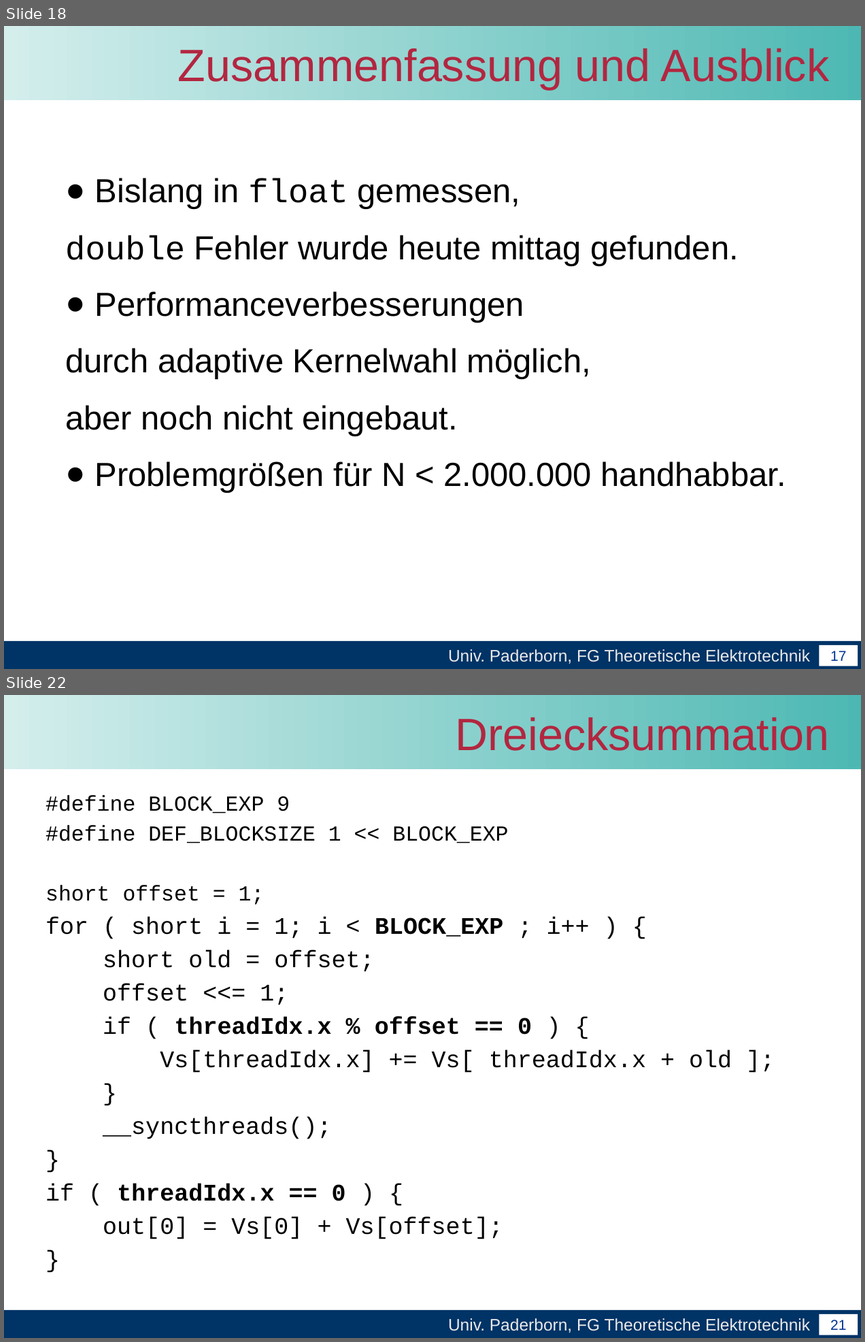
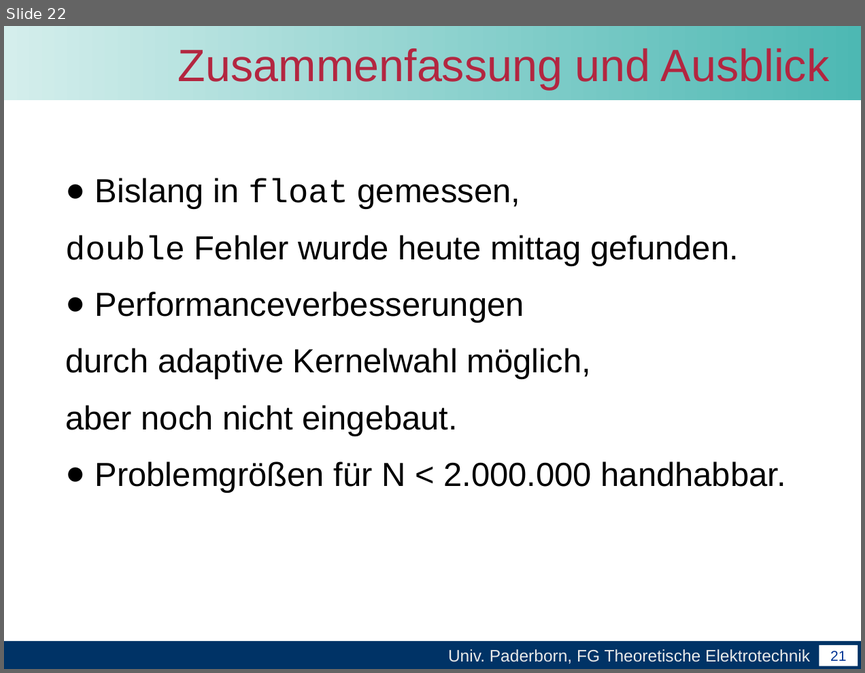
Before and after one commit to leonard117/arbeittet, a slide deck: Master_arbeit/word/Abschlussvortrag der Masterarbeit.pptx. Shown one above the other, each under a label of ours: slides 18 and 22 before the commit, slide 22 after it; the slides between them are not shown. The pictures are 865x1342 and 865x673 pixels, drawn with LibreOffice and Linux fonts; fonts in the diff are those of the drawing; background and template pictures are left out. Boxes give left, top, right and bottom in pixels: in the first picture for what was removed or moved away, otherwise in the second. Text is boxed around its words. In the diff, an @@ line names an element or a change of style, - is before the commit and + after.

```diff
--- a/Master_arbeit/word/Abschlussvortrag der Masterarbeit.pptx
+++ b/Master_arbeit/word/Abschlussvortrag der Masterarbeit.pptx
@@ slide 22 removed at [4,695,861,1338], background #FFFFFF; not listed: 4 template elements that a slide beside it also shows @@
@@ title removed at [455,717,830,751] @@
-Dreiecksummation
@@ text removed at [45,795,732,1239] @@
-#define BLOCK_EXP 9
-#define DEF_BLOCKSIZE 1 << BLOCK_EXP
-short offset = 1;
-for ( short i = 1; i < BLOCK_EXP ; i++ ) {
-short old = offset;
-offset <<= 1;
-if ( threadIdx.x % offset == 0 ) {
-Vs[threadIdx.x] += Vs[ threadIdx.x + old ];
-}
-__syncthreads();
-}
-if ( threadIdx.x == 0 ) {
-out[0] = Vs[0] + Vs[offset];
-}
@@ what was slide 18 is now slide 22 @@
@@ page number at [830,650,846,660]: text changed @@
-17
+21
```
Also in this commit, not shown: 3 slides changed, 14 slides added, 13 other slides removed.
